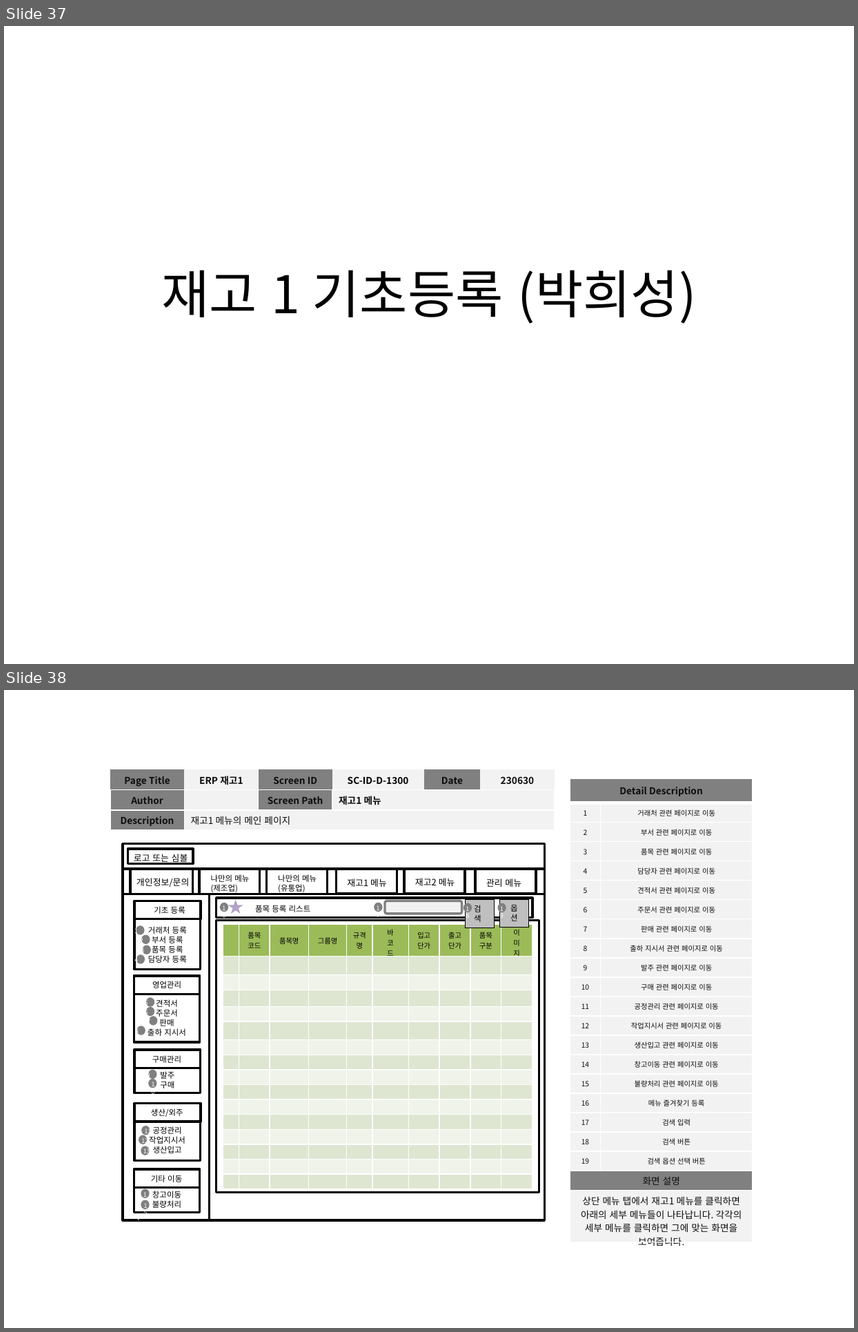
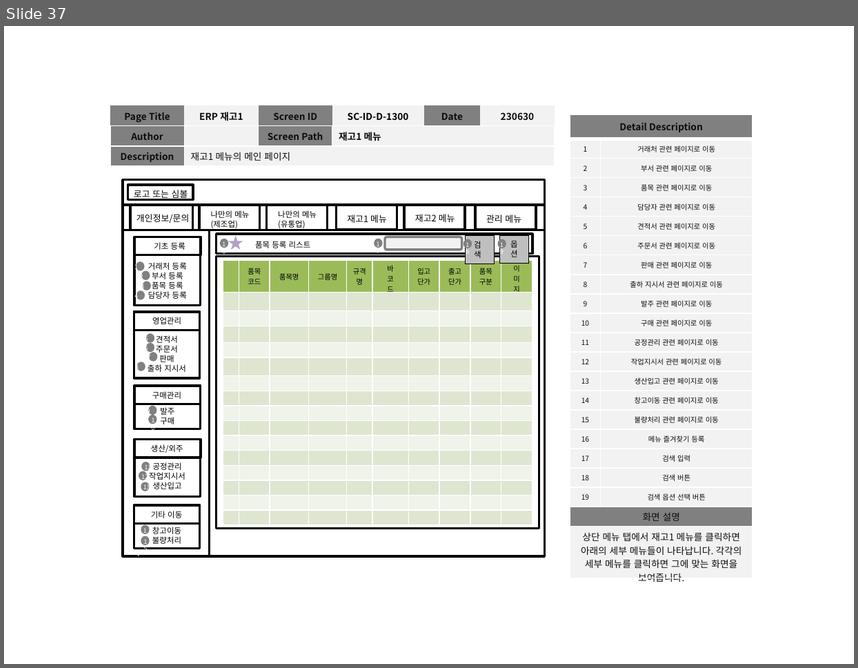
Before and after one commit to dw-final-project/dwFinal, a slide deck: 프로젝트 관련 자료/14.화면정의서_v0.1 최종 2023.07.05.pptx. Shown one above the other, each under a label of ours: slides 37 and 38 before the commit, slide 37 after it. The pictures are 858x1332 and 858x668 pixels, drawn with LibreOffice and Linux fonts; fonts in the diff are those of the drawing. Boxes give left, top, right and bottom in pixels: in the first picture for what was removed or moved away, otherwise in the second. Text is boxed around its words. In the diff, an @@ line names an element or a change of style, - is before the commit and + after.

```diff
--- a/프로젝트 관련 자료/14.화면정의서_v0.1 최종 2023.07.05.pptx
+++ b/프로젝트 관련 자료/14.화면정의서_v0.1 최종 2023.07.05.pptx
@@ slide 37 removed at (4,26,854,664), background #FFFFFF @@
@@ title removed at (161,270,697,323) @@
-재고 1 기초등록 (박희성)
@@ what was slide 38 is now slide 37 @@
```
Also in this commit, not shown: 2 slides changed, 5 other slides removed.
